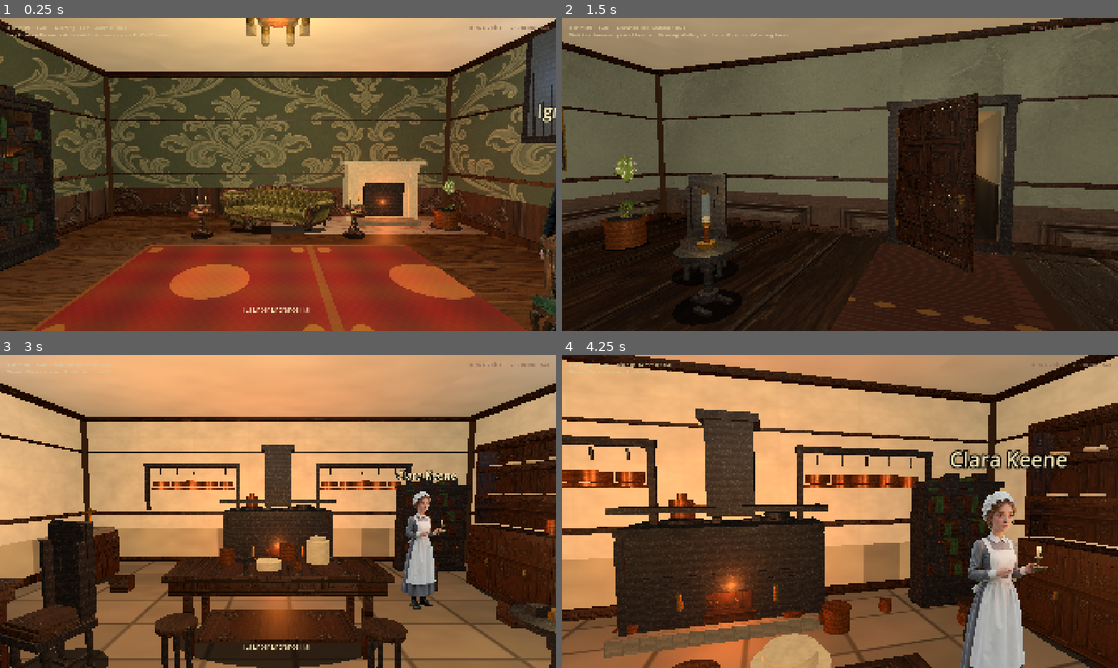
Above: before the commit, frames 1-4 (two rows, left to right).
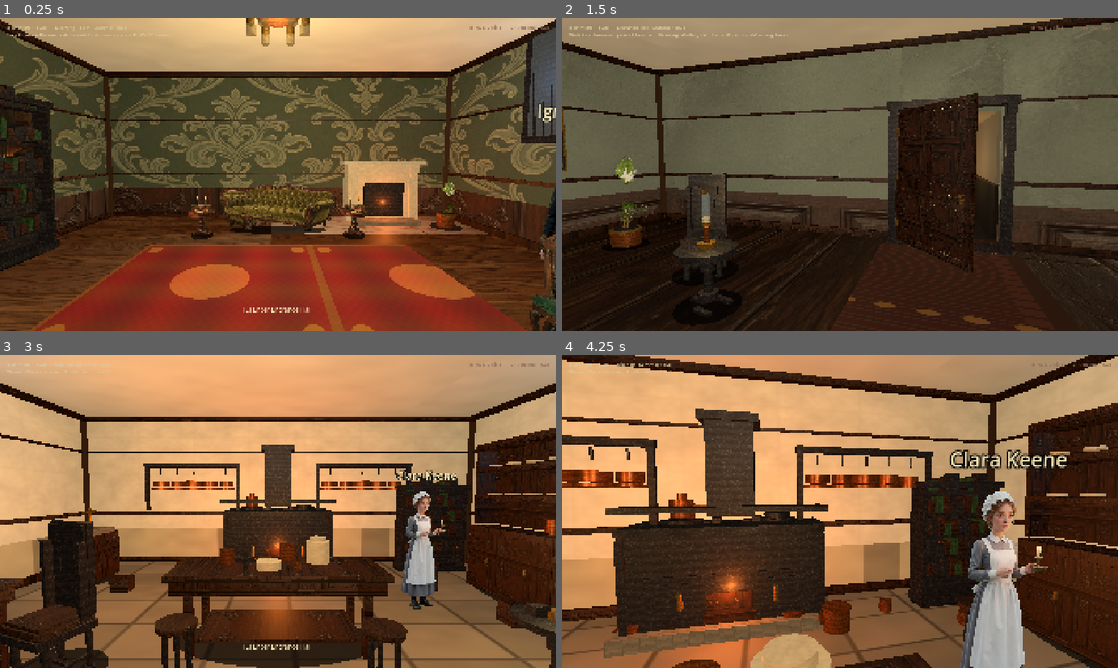
Above: after the commit, the same moments.

Repository: drakewing-eng/aetheric-engine
Game: Godot game, scene res://scenes/fps_main.tscn
Two runs of this game, one before a commit and one after it. Both use one fixed random seed, a clock stepped at 60 frames per second and the inputs below.
Inputs (mouse positions are in pixels of both pictures, inside the frame that each line leads up to):
- Up to frame 1 (0.25 s): no input
- Up to frame 2 (1.5 s): tap Enter at 0.5 s; move the mouse to (867, 174) at 0.52 s; hold E (interact) 0.53-1.28 s; hold W (move_forward) from 0.53 s (still down); click (867, 174) at 0.67 s; move the mouse to (812, 174) at 1.27 s; tap E (interact) at 1.35 s
- Up to frame 3 (3 s): keep holding W (move_forward); tap E (interact) at 2, 2.85 s; move the mouse to (289, 505) at 2.02 s; hold E (interact) 2.03-2.78 s; move the mouse to (272, 517) at 2.77 s; click (272, 517) at 2.92 s
- Up to frame 4 (4.25 s): keep holding W (move_forward); move the mouse to (878, 514) at 3.52 s; hold E (interact) from 3.53 s (still down)

The runs differ from the first frame. In frame 1, 0.2% of the frame differs, in the area x 77-83%, y 51-68%; in frame 2, 0.7%, in the area x 7-16%, y 44-74%; in frame 3, less than 0.1%; in frame 4, nothing differs.

Commit message:
visual loop 11: terracotta pots not wood barrels, smaller mesh pots, morning denser

Diff:
--- a/aetheric-engine-godot/scripts/fps_props.gd
+++ b/aetheric-engine-godot/scripts/fps_props.gd
@@ -21,7 +21,8 @@
 const CREAM := Color(0.90, 0.86, 0.76)
 const LEAF := Color(0.22, 0.42, 0.18)
 const LEAF_DARK := Color(0.12, 0.28, 0.12)
-const CLAY := Color(0.55, 0.32, 0.22)
+# g high enough to avoid wood auto-texture (was brown → furniture_wood barrels)
+const CLAY := Color(0.78, 0.48, 0.28)
 const STONE := Color(0.55, 0.52, 0.46)
 const CHALK := Color(0.35, 0.38, 0.32)
 
@@ -757,7 +758,8 @@
 			# Mesh terracotta pot under card so feet never float if PNG pot is sparse.
 			bp["face_camera"] = true
 			bp["cross_planes"] = false
-			bp["sink"] = 0.1
+			# Sink so PNG pot sits in mesh pot; mesh_pot grounds if alpha eats pot
+			bp["sink"] = 0.14
 			bp["mesh_pot"] = true
 			return _make_billboard_prop(bp)
 	var root := Node3D.new()
@@ -1157,11 +1159,11 @@
 	var mesh_pot: bool = bool(prop.get("mesh_pot", false))
 
 	if mesh_pot:
-		# Real pot at ground so card foliage can float without whole plant hovering
-		var pot_s: float = clampf(width * 0.55, 0.35, 0.7)
-		_add_cylinder(root, Vector3(0, 0.18 * pot_s / 0.4, 0), 0.22 * pot_s / 0.4, 0.32 * pot_s / 0.4, CLAY, true, 0.72)
-		_add_cylinder(root, Vector3(0, 0.34 * pot_s / 0.4, 0), 0.26 * pot_s / 0.4, 0.05 * pot_s / 0.4, CLAY.lightened(0.1), false, 0.7)
-		_add_cylinder(root, Vector3(0, 0.36 * pot_s / 0.4, 0), 0.18 * pot_s / 0.4, 0.04 * pot_s / 0.4, Color(0.16, 0.1, 0.06), false)
+		# Compact terracotta under card (not wood-textured barrels)
+		var pot_r: float = clampf(width * 0.22, 0.16, 0.32)
+		_add_cylinder(root, Vector3(0, 0.16, 0), pot_r, 0.28, CLAY, true, 0.85)
+		_add_cylinder(root, Vector3(0, 0.3, 0), pot_r * 1.12, 0.04, CLAY.lightened(0.12), false, 0.85)
+		_add_cylinder(root, Vector3(0, 0.32, 0), pot_r * 0.85, 0.03, Color(0.2, 0.14, 0.08), false, 0.9)
 
 	var mesh := QuadMesh.new()
 	mesh.size = Vector2(width, height)
@@ -1275,8 +1277,12 @@
 		metallic = 0.65
 		mat.roughness = minf(roughness, 0.55)
 	# Mahogany / wood browns / oak FIRST — dark red-browns are wood, not velvet.
-	# (Old order mis-tagged door panels as red damask.)
-	elif color.r > 0.12 and color.r >= color.g * 0.85 and color.r > color.b and color.g < 0.48 and color.g > 0.08:
+	# Exclude terracotta/clay (g around 0.45–0.55 with high r).
+	elif (
+		color.r > 0.12 and color.r >= color.g * 0.85 and color.r > color.b
+		and color.g < 0.42 and color.g > 0.08
+		and color.r < 0.72
+	):
 		tex_path = TEX_WOOD
 	# Red velvet (true fabric reds — high r, low g relative, not brown wood)
 	elif color.r > 0.45 and color.g < 0.22 and color.b < 0.22 and color.r > color.g + 0.25:
--- a/aetheric-engine-godot/scripts/fps_rooms.gd
+++ b/aetheric-engine-godot/scripts/fps_rooms.gd
@@ -348,6 +348,10 @@
 				"texture": "res://assets/rooms/richmond_entrance_hall.jpg"},
 			{"kind": "painting", "pos": [3.55, 1.9, 2.0], "yaw": -90.0, "width": 0.7, "height": 0.9,
 				"texture": "res://assets/rooms/richmond_conservatory.jpg"},
+			{"kind": "painting", "pos": [-2.0, 2.05, -3.7], "yaw": 0.0, "width": 0.65, "height": 0.8,
+				"texture": "res://assets/rooms/richmond_gallery.jpg"},
+			{"kind": "painting", "pos": [2.2, 2.05, -3.7], "yaw": 0.0, "width": 0.6, "height": 0.75,
+				"texture": "res://assets/rooms/richmond_kitchen.jpg"},
 		],
 		"props": [
 			{"kind": "desk", "pos": [2.5, 0.0, -2.2], "yaw": -90.0},
@@ -370,6 +374,7 @@
 			{"kind": "chair", "pos": [-2.2, 0.0, -0.5], "yaw": 70.0, "fabric": Color(0.35, 0.28, 0.2)},
 			{"kind": "copper_pot", "pos": [3.0, 0.0, -0.5], "scale": 0.55},
 			{"kind": "hall_table", "pos": [-0.5, 0.0, 2.2], "yaw": 5.0},
+			{"kind": "chandelier", "pos": [0.0, 0.0, 0.0], "hang": 2.9},
 			{
 				"kind": "rug",
 				"pos": [0.0, 0.0, 0.0],
